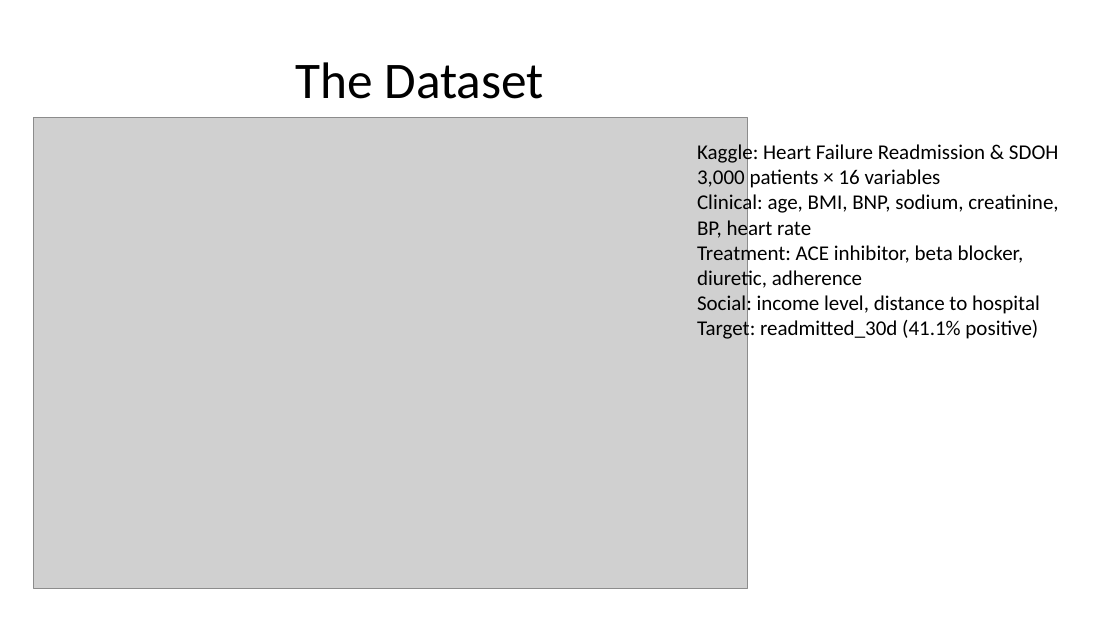
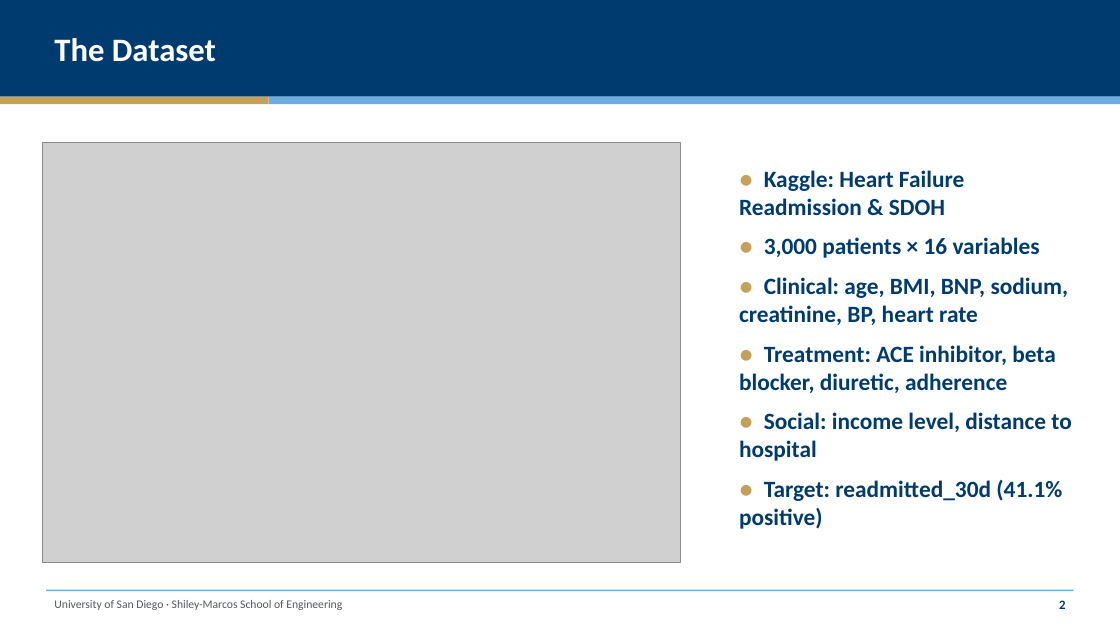
Before and after one commit to gunaphysics/AAI-500-Final-Project, a slide deck: slide 3 of reports/slides.pptx. Drawn at 1120x630 pixels with LibreOffice and Linux fonts; fonts in the diff are those of the drawing; grey boxes stand for pictures. Boxes give left, top, right and bottom in pixels: in the first picture for what was removed or moved away, otherwise in the second. Text is boxed around its words. In the diff, an @@ line names an element or a change of style, - is before the commit and + after.

```diff
--- a/reports/slides.pptx
+++ b/reports/slides.pptx
@@ rectangle added at bbox=[0, 0, 1120, 97], fill #003B70 @@
@@ text "The Dataset": place and size @@
-text "The Dataset" at bbox=[296, 62, 544, 99]
+text "The Dataset" at bbox=[54, 38, 216, 62]
@@ text "The Dataset" at bbox=[54, 38, 216, 62]: size 44 to 28 pt, text colour #000000 to #FFFFFF, bold on; alignment centre to left @@
@@ rectangle added at bbox=[0, 97, 269, 104], fill #C5A059 @@
@@ rectangle added at bbox=[269, 97, 1120, 104], fill #6CACE4 @@
@@ picture: place and size @@
-picture at bbox=[34, 118, 748, 588]
+picture at bbox=[42, 143, 681, 563]
@@ text at bbox=[739, 170, 1071, 529]: text changed; size 18 to 20 pt; text colour #000000 to #003B70; bold on @@
-Kaggle: Heart Failure Readmission & SDOH
-3,000 patients × 16 variables
-Clinical: age, BMI, BNP, sodium, creatinine, BP, heart rate
-Treatment: ACE inhibitor, beta blocker, diuretic, adherence
-Social: income level, distance to hospital
-Target: readmitted_30d (41.1% positive)
+● Kaggle: Heart Failure Readmission & SDOH
+● 3,000 patients × 16 variables
+● Clinical: age, BMI, BNP, sodium, creatinine, BP, heart rate
+● Treatment: ACE inhibitor, beta blocker, diuretic, adherence
+● Social: income level, distance to hospital
+● Target: readmitted_30d (41.1% positive)
@@ rectangle added at bbox=[46, 590, 1074, 592], fill #6CACE4 @@
@@ text added at bbox=[54, 600, 342, 610], 10 pt, text #54585A @@
+University of San Diego · Shiley-Marcos School of Engineering
@@ text added at bbox=[1059, 600, 1065, 609], 11 pt, text #003B70, bold @@
+2
```
Also in this commit, not shown: 13 other slides changed, 2 other files.
